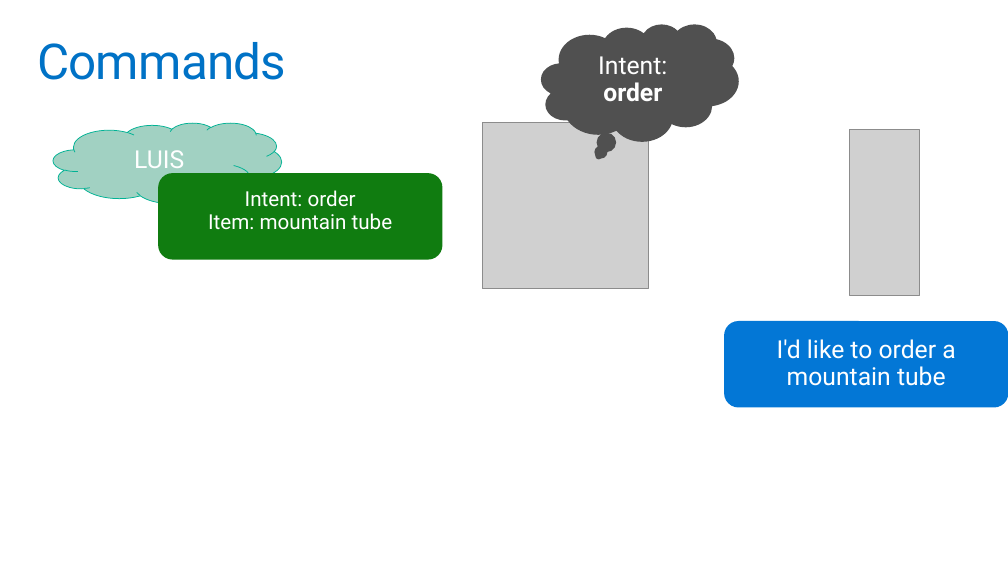
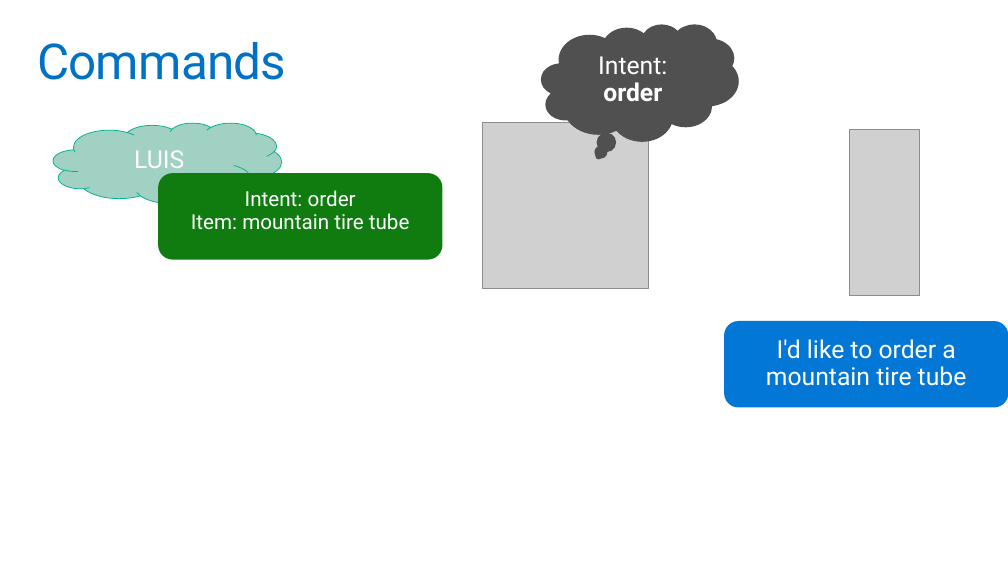
Before and after one commit to GeekTrainer/help-desk-bot-lab, a slide deck: slide 3 of Slides/4 - Knowledge base and Azure Search.pptx (slide 5 before the commit). Drawn at 1008x567 pixels with LibreOffice and Linux fonts; fonts in the diff are those of the drawing; grey boxes stand for pictures; background and template pictures are left out. Boxes give left, top, right and bottom in pixels: in the first picture for what was removed or moved away, otherwise in the second. Text is boxed around its words. In the diff, an @@ line names an element or a change of style, - is before the commit and + after.

```diff
--- a/Slides/4 - Knowledge base and Azure Search.pptx
+++ b/Slides/4 - Knowledge base and Azure Search.pptx
@@ text in rounded rectangle at box(191, 213, 410, 230): text changed @@
-Item: mountain tube
+Item: mountain tire tube
@@ text in rounded rectangle at box(766, 339, 967, 386): text changed @@
-I'd like to order a mountain tube
+I'd like to order a mountain tire tube
```
Also in this commit, not shown: 10 other slides changed, 9 slides added, 1 slide removed.
